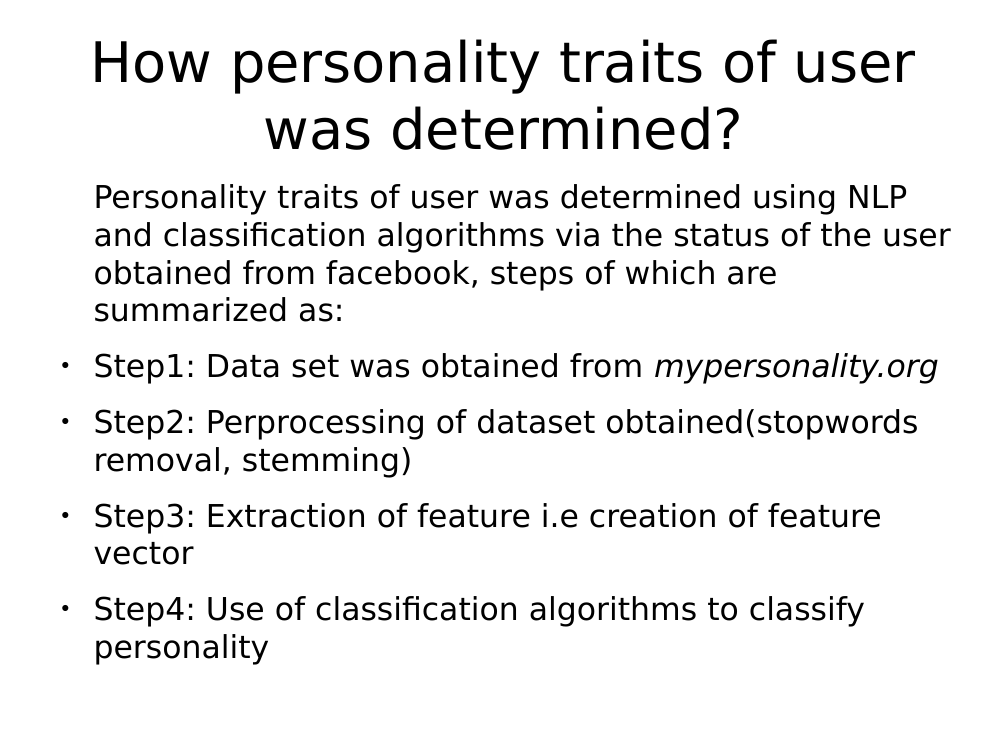
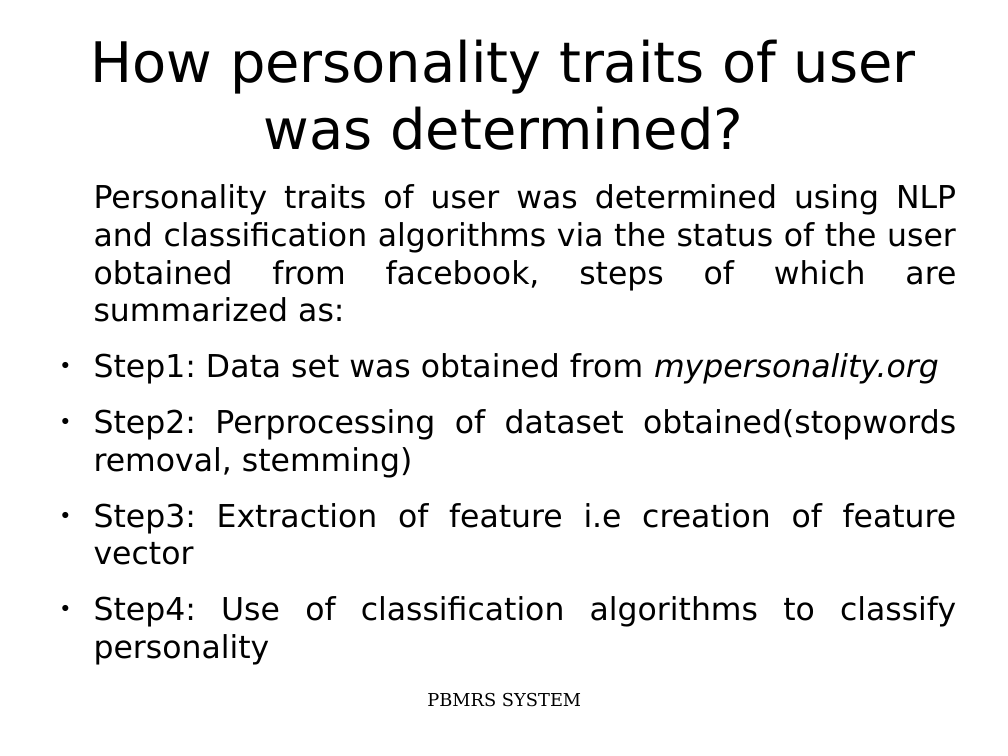
Before and after one commit to nbnbhattarai/ReportCollection, a slide deck: slide 4 of majorProjectSlides.odp. Drawn at 1008x756 pixels with LibreOffice and Linux fonts; fonts in the diff are those of the drawing. Boxes give left, top, right and bottom in pixels: in the first picture for what was removed or moved away, otherwise in the second. Text is boxed around its words. In the diff, an @@ line names an element or a change of style, - is before the commit and + after.

```diff
--- a/majorProjectSlides.odp
+++ b/majorProjectSlides.odp
@@ text "Personality traits of user was ..." at box(94, 184, 957, 627): alignment left to justified @@
@@ text added at box(427, 692, 581, 707), 14 pt, text #000000 @@
+PBMRS SYSTEM
```
Also in this commit, not shown: 9 other slides changed, 2 slides added, 2 slides removed, 9 other files.
